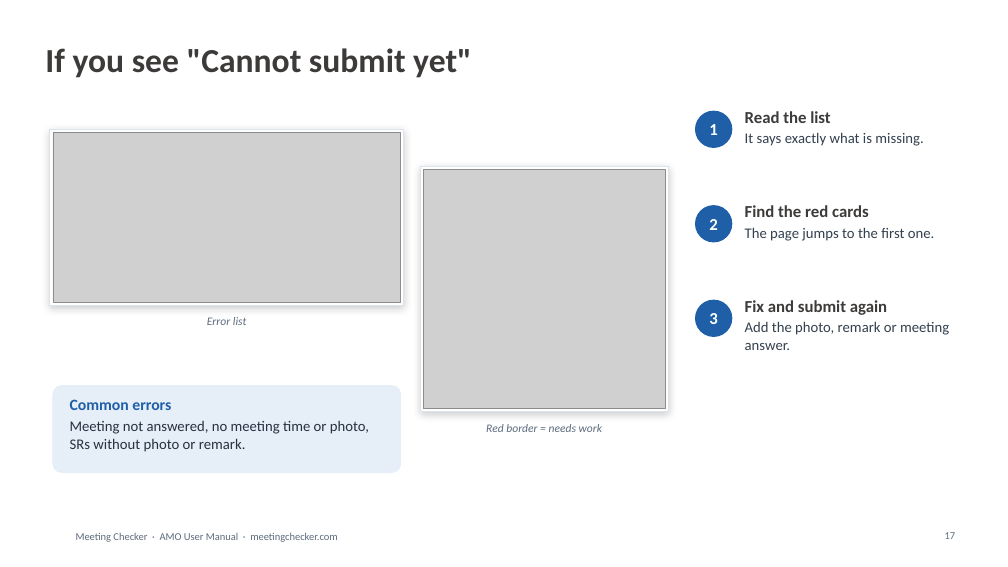
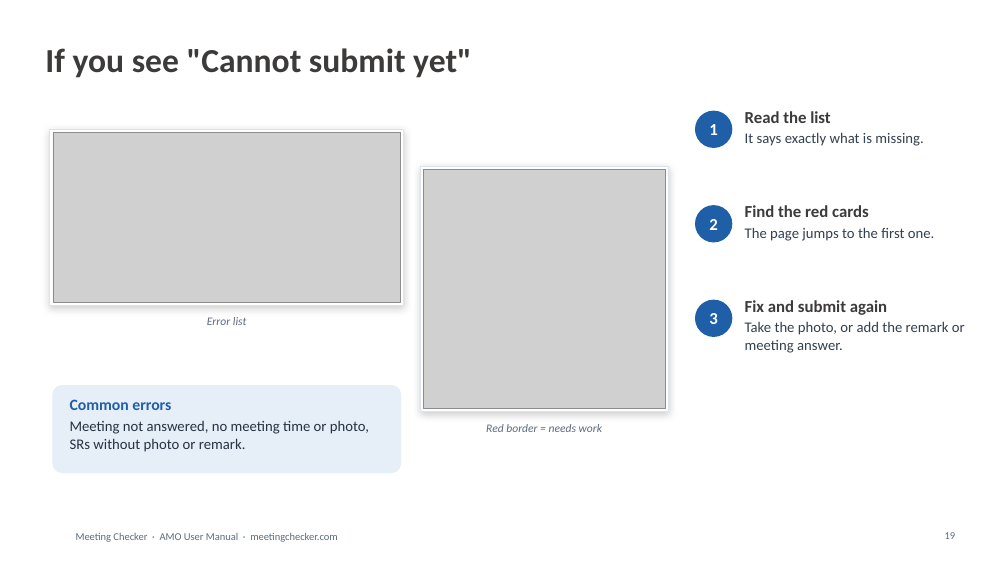
Before and after one commit to asefameerador96-ctrl/Meeting-Checker, a slide deck: slide 19 of docs/user-manuals/Meeting_Checker_AMO_User_Manual.pptx (slide 17 before the commit). Drawn at 1008x567 pixels with LibreOffice and Linux fonts; fonts in the diff are those of the drawing; grey boxes stand for pictures; background and template pictures are left out. Boxes give left, top, right and bottom in pixels: in the first picture for what was removed or moved away, otherwise in the second. Text is boxed around its words. In the diff, an @@ line names an element or a change of style, - is before the commit and + after.

```diff
--- a/docs/user-manuals/Meeting_Checker_AMO_User_Manual.pptx
+++ b/docs/user-manuals/Meeting_Checker_AMO_User_Manual.pptx
@@ text at [745,321,965,353]: text changed @@
-Add the photo, remark or meeting answer.
+Take the photo, or add the remark or meeting answer.
```
Also in this commit, not shown: 10 other slides changed, 4 slides added, 2 slides removed, 24 other files.
